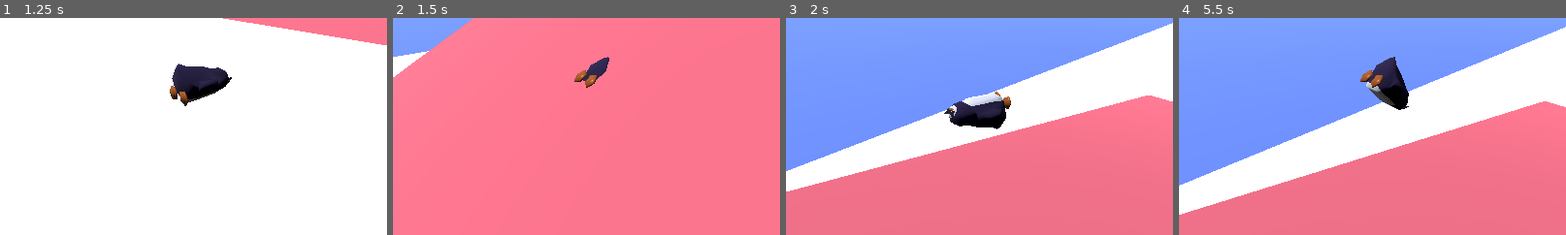
Above: before the commit, frames 1-4 (left to right).
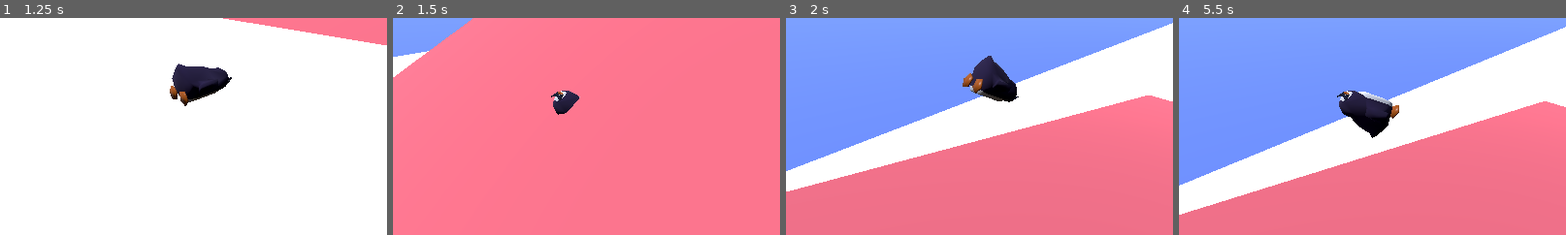
Above: after the commit, the same moments.

Repository: Emerald6468/FlipTheBird
Game: Godot game, scene res://Scenes/UI/MainMenu.tscn
Same seed, same stepped clock (60 frames per second), same inputs: the game is played once before the commit and once after it.
Inputs:
- Up to frame 1 (1.25 s): click "Start Game" at 0.5 s
- Up to frame 2 (1.5 s): tap Enter (ui_accept) at 1.25 s; hold W (Forward) from 1.28 s (still down); hold Space (red_action) from 1.28 s (still down)
- Up to frame 3 (2 s): keep holding W (Forward); keep holding Space (red_action); tap Enter (ui_accept) at 1.52 s
- Up to frame 4 (5.5 s): keep holding W (Forward); release Space (red_action) at 2.03 s; tap Space (red_action) at 2.1, 3.6, 5.1 s; tap Enter (ui_accept) at 2.27, 3.77, 4.52, 5.27 s; hold Space (red_action) 2.78-3.53 s; hold Space (red_action) 4.28-5.03 s
The pictures show only the part of the screen within x 7-57%, y 48-98%; the shares and areas given below are measured in that part.

Frame 1 is identical in both runs. In frame 2, 1.1% of the frame differs, in the area x 40-56%, y 17-45%; in frame 3, 3.6%; in frame 4, 3.7%, in the area x 40-60%, y 17-56%.

Commit message:
player has right script

Diff:
--- a/flip,-the-bird/Scenes/Prefabs/player.tscn
+++ b/flip,-the-bird/Scenes/Prefabs/player.tscn
@@ -1,6 +1,6 @@
 [gd_scene format=3 uid="uid://b2svsxeylpykh"]
 
-[ext_resource type="Script" path="res://Scripts/Sammys_player_test.gd" id="1_v34u6"]
+[ext_resource type="Script" uid="uid://bncoejlqlfy4e" path="res://Scripts/player.gd" id="1_68wta"]
 [ext_resource type="PackedScene" uid="uid://bwffiwrlf24k7" path="res://Assets/FINAL_flipglasses.glb" id="2_68wta"]
 [ext_resource type="PackedScene" uid="uid://dw6jql5rd5yg8" path="res://Scenes/UI/UI.tscn" id="3_0ctox"]
 [ext_resource type="AudioStream" uid="uid://duaqp1csd3nyi" path="res://Assets/Sounds/MUS_twink_jazz_EXT.wav" id="4_0ctox"]
@@ -23,7 +23,7 @@
 [node name="Player" type="CharacterBody3D" unique_id=992012420]
 collision_priority = 0.001
 floor_snap_length = 0.0
-script = ExtResource("1_v34u6")
+script = ExtResource("1_68wta")
 
 [node name="CollisionShape3D" type="CollisionShape3D" parent="." unique_id=1016772518]
 shape = SubResource("CapsuleShape3D_qohmv")
